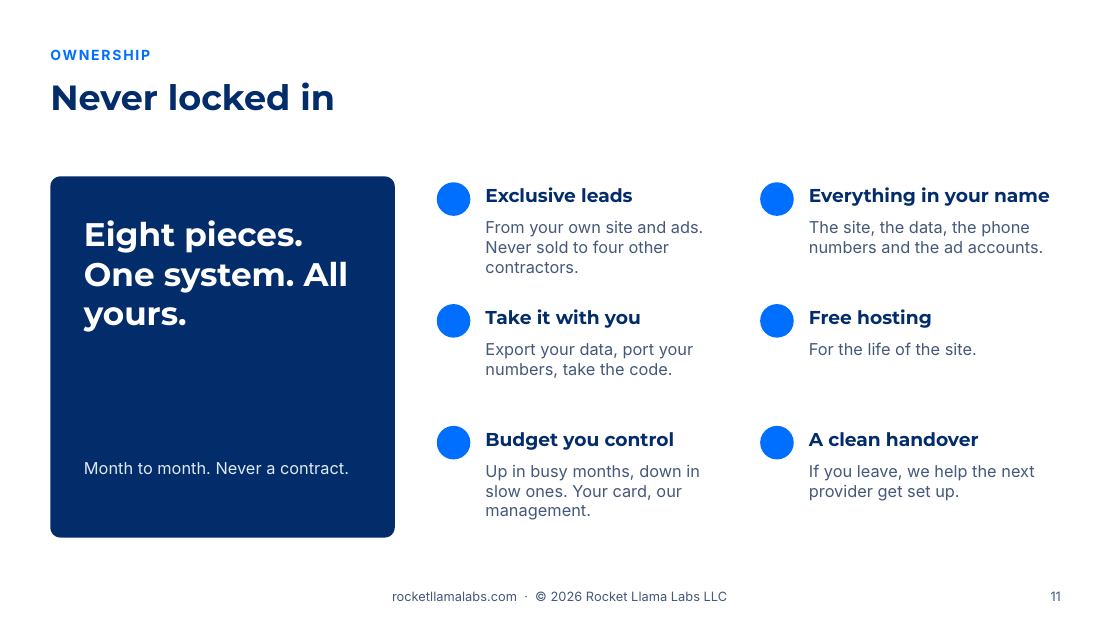
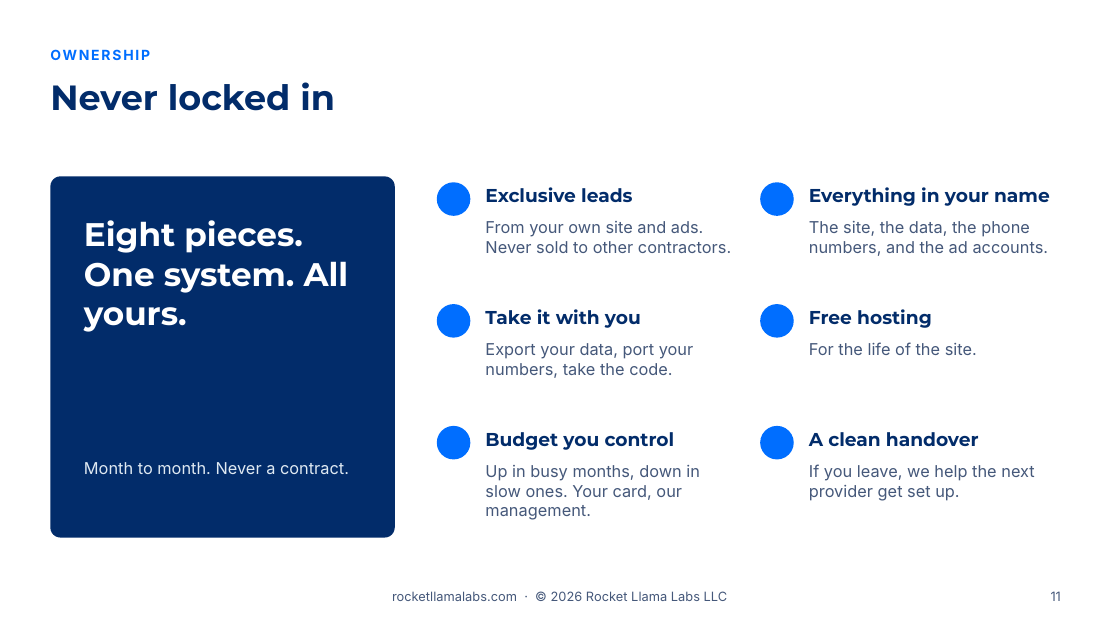
Before and after one commit to RocketLlamaLabs/rocketllama-website, a slide deck: slide 11 of public/slides/v1/rocket-llama-labs-sales-presentation-v1.pptx. Drawn at 1120x630 pixels with LibreOffice and Linux fonts; fonts in the diff are those of the drawing; background and template pictures are left out. Boxes give left, top, right and bottom in pixels: in the first picture for what was removed or moved away, otherwise in the second. Text is boxed around its words. In the diff, an @@ line names an element or a change of style, - is before the commit and + after.

```diff
--- a/public/slides/v1/rocket-llama-labs-sales-presentation-v1.pptx
+++ b/public/slides/v1/rocket-llama-labs-sales-presentation-v1.pptx
@@ text at [485, 221, 731, 253]: text changed @@
-From your own site and ads. Never sold to four other contractors.
+From your own site and ads. Never sold to other contractors.
@@ text at [809, 221, 1049, 256]: text changed @@
-The site, the data, the phone numbers and the ad accounts.
+The site, the data, the phone numbers, and the ad accounts.
```
Also in this commit, not shown: 4 other slides changed, 1 slide added, 3 slides removed, 15 other files.
